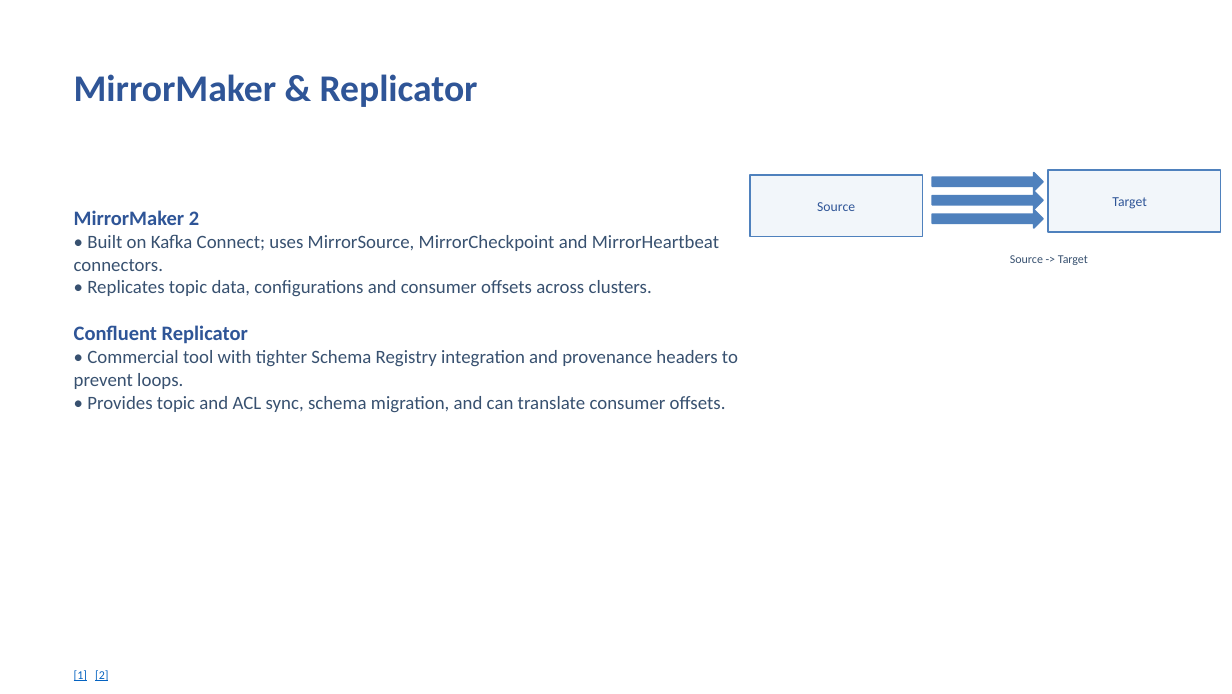
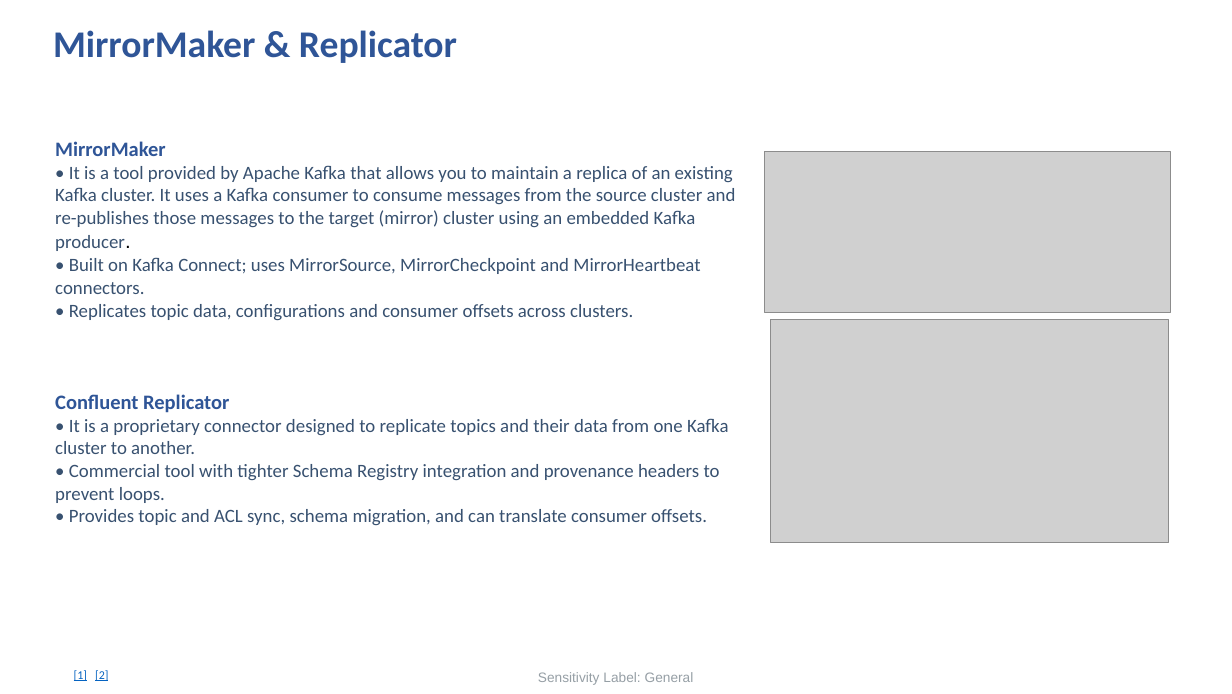
Before and after one commit to Icynima/Medallion-pipeline, a slide deck: slide 70 of Week_01/Day_03/Slides/Day_03_Slides.pptx (slide 64 before the commit). Drawn at 1232x694 pixels with LibreOffice and Linux fonts; fonts in the diff are those of the drawing; grey boxes stand for pictures. Boxes give left, top, right and bottom in pixels: in the first picture for what was removed or moved away, otherwise in the second. Text is boxed around its words. In the diff, an @@ line names an element or a change of style, - is before the commit and + after.

```diff
--- a/Week_01/Day_03/Slides/Day_03_Slides.pptx
+++ b/Week_01/Day_03/Slides/Day_03_Slides.pptx
@@ text "MirrorMaker & Replicator" moved from (x1=74, y1=74, x2=478, y2=107) to (x1=53, y1=30, x2=457, y2=63) @@
@@ text "MirrorMaker" moved from (x1=74, y1=210, x2=738, y2=412) to (x1=55, y1=141, x2=736, y2=525) @@
@@ text at (x1=55, y1=141, x2=736, y2=251): text changed; size 12 to 11 pt; text colour #2F5597 to #385170; bold off @@
-MirrorMaker 2
+MirrorMaker
+• It is a tool provided by Apache Kafka that allows you to maintain a replica of an existing Kafka cluster. It uses a Kafka consumer to consume messages from the source cluster and re-publishes those messages to the target (mirror) cluster using an embedded Kafka producer.
@@ rectangle removed at (x1=750, y1=175, x2=923, y2=237) @@
@@ picture added at (x1=765, y1=152, x2=1170, y2=313) @@
@@ right arrow removed at (x1=933, y1=172, x2=1044, y2=191) @@
@@ rectangle removed at (x1=1048, y1=170, x2=1221, y2=232) @@
@@ text removed at (x1=817, y1=202, x2=855, y2=211) @@
-Source
@@ right arrow removed at (x1=933, y1=209, x2=1044, y2=228) @@
@@ right arrow removed at (x1=933, y1=191, x2=1044, y2=209) @@
@@ text removed at (x1=1112, y1=197, x2=1146, y2=209) @@
-Target
@@ text removed at (x1=1010, y1=255, x2=1088, y2=265) @@
-Source -> Target
@@ picture added at (x1=771, y1=319, x2=1169, y2=542) @@
@@ text at (x1=55, y1=418, x2=729, y2=454): paragraph added @@
+• It is a proprietary connector designed to replicate topics and their data from one Kafka cluster to another.
@@ text added at (x1=538, y1=672, x2=694, y2=685), 8 pt, text #2E404D at 50% opacity @@
+Sensitivity Label: General
```
Also in this commit, not shown: 70 other slides changed, 7 slides added, 1 slide removed, 5 other files.
